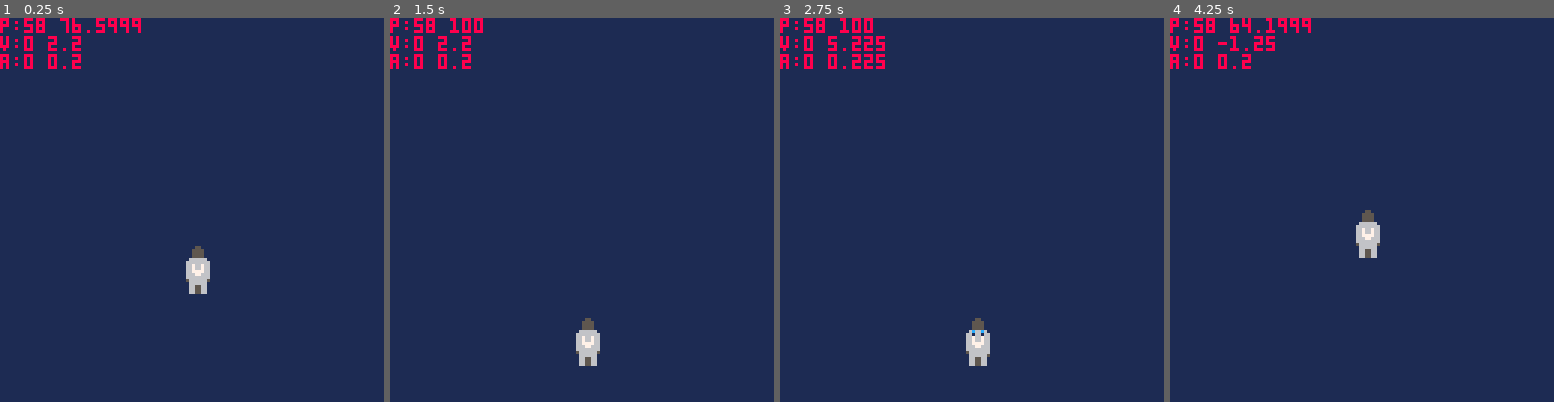
Above: before the commit, frames 1-4 (left to right).
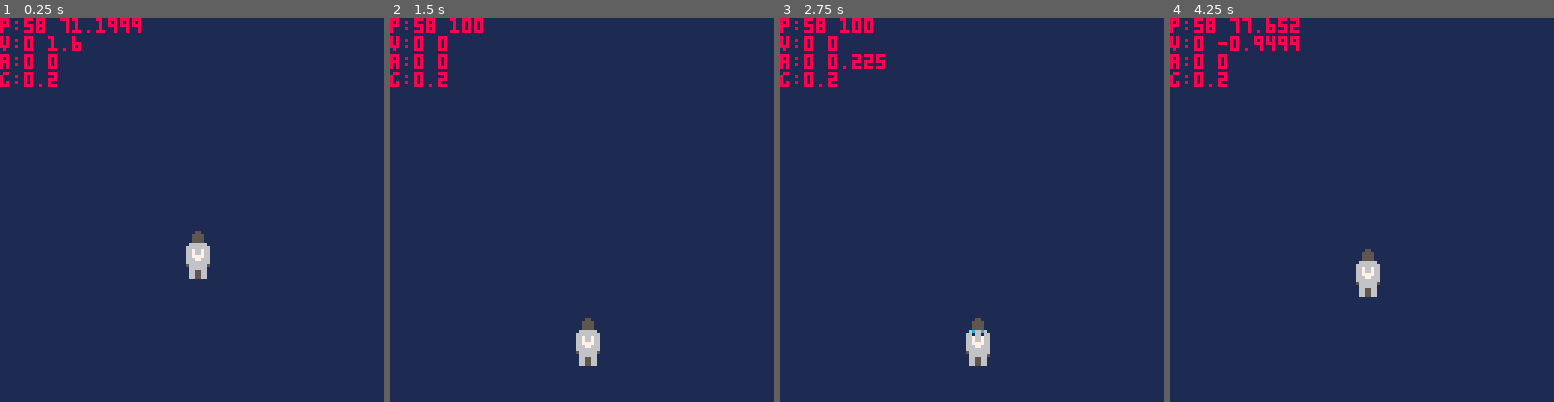
Above: after the commit, the same moments.

Repository: WhiskeyTuesday/pico-8-experiments
Game: PICO-8 cartridge rocketman/rocketmanv0.p8
Two runs of this game, one before a commit and one after it. Both use one fixed random seed, a clock stepped at 60 frames per second and the inputs below.
Inputs:
- Up to frame 1 (0.25 s): no input
- Up to frame 2 (1.5 s): no input
- Up to frame 3 (2.75 s): hold Down from 2.42 s (still down)
- Up to frame 4 (4.25 s): release Down at 2.82 s; hold Up 3.58-4.08 s

The runs differ from the first frame. In frame 1, 1.1% of the frame differs, in the area x 0-55%, y 0-72%; in frame 2, 0.4%; in frame 3, 0.4%; in frame 4, 1.9%, in the area x 0-55%, y 0-73%.

Commit message:
integrate gravity

Diff:
--- a/rocketman/rocketmanv0.p8
+++ b/rocketman/rocketmanv0.p8
@@ -7,29 +7,33 @@
 spr0 = 1
 
 pos = { 58, 64 }
-grv = { 0, 0 }
+grv = { 0, 0.2 }
 acc = { 0, 0 }
 vel = { 0, 0 }
 
 function _update()
 	if btn(⬆️) then
 	 spr0=17
-	 vel[2] = max(vel[2] - 0.25, -3)
-	 acc[2] = -0.25
+	 acc[2] = -0.33
 	 sfx(0)
 	elseif btn(⬇️) then
 	 spr0=33
-	 vel[2] = min(vel[2] + 0.225, 5)
   acc[2] = 0.225
 	 sfx(0)
 	else
-	 vel[2] = min(vel[2] + 0.2, 2)
-	 acc[2] = 0.2
+		acc[2] = 0
 	 spr0=1
 	 sfx(-1)
 	end
-	vel[2] = vel[2] + acc[2]
-	pos[2] = min(pos[2] + vel[2], 100)
+
+ vel[2] = vel[2] + acc[2]
+ vel[2] = vel[2] + grv[2]
+ if vel[2] > 0 then
+  if pos[2] == 100 then
+   vel[2] = 0
+  end
+ end
+ pos[2] = min(pos[2] + vel[2], 100)
 end
 
 function _draw()
@@ -39,14 +43,15 @@
 	spr(spr0+2, pos[1], pos[2]+8)
 	spr(spr0+3, pos[1]+8, pos[2]+8)
 
-	if debug then
-		print(
-		 "p:"..pos[1].." "..pos[2],
-		 0, 0, 8
-		)
-		print("v:"..vel[1].." "..vel[2])
-		print("a:"..acc[1].." "..acc[2])
-	end
+ if debug then
+  print(
+   "p:"..pos[1].." "..pos[2],
+   0, 0, 8
+  )
+  print("v:"..vel[1].." "..vel[2])
+  print("a:"..acc[1].." "..acc[2])
+  print("g:"..grv[2])
+ end
 end
 __gfx__
 00000000000000055000000000006677776600000000000000000000000000000000000000000000000000000000000000000000000000000000000000000000
